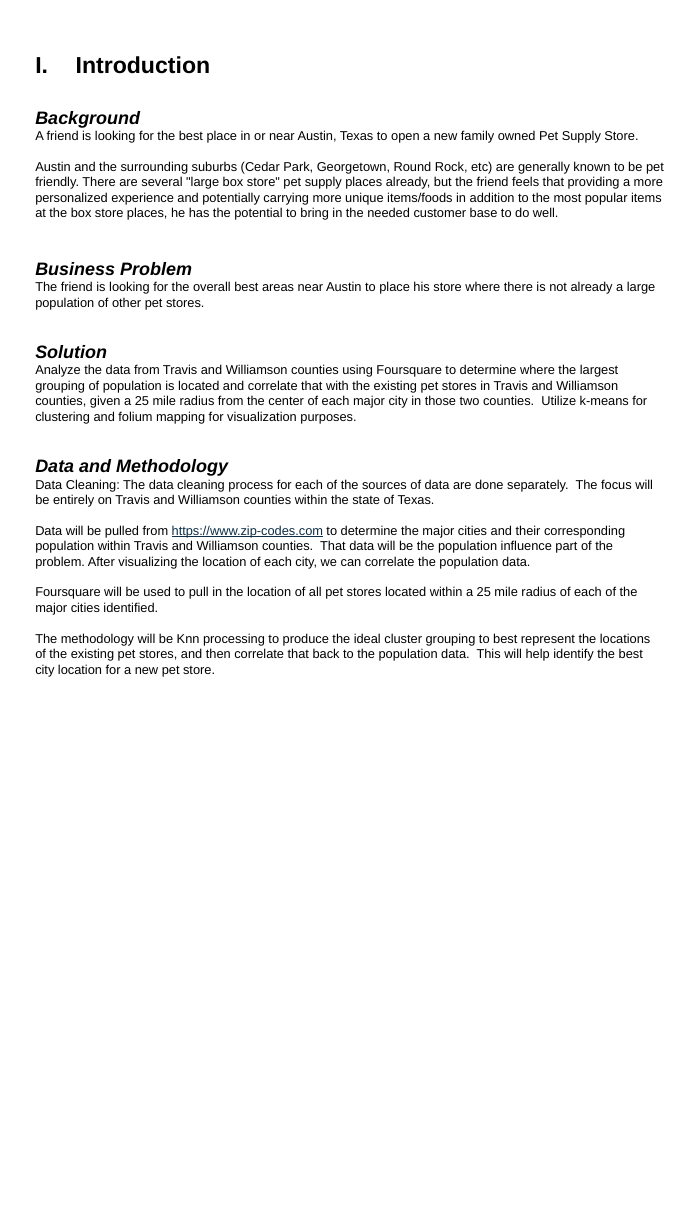
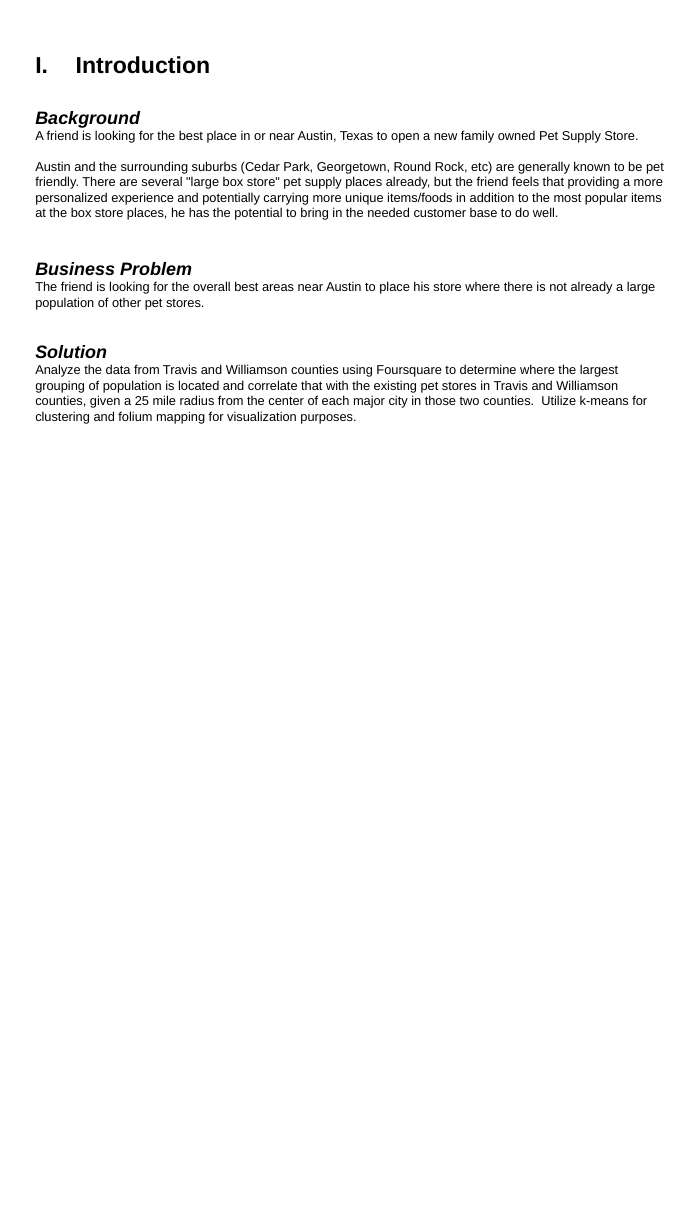
Before and after one commit to smichellibm/coursea-data-capstone, a slide deck: slide 2 of Week5 - Final Report.pptx. Drawn at 693x1232 pixels with LibreOffice and Linux fonts; fonts in the diff are those of the drawing. Boxes give left, top, right and bottom in pixels: in the first picture for what was removed or moved away, otherwise in the second. Text is boxed around its words. In the diff, an @@ line names an element or a change of style, - is before the commit and + after.

```diff
--- a/Week5 - Final Report.pptx
+++ b/Week5 - Final Report.pptx
@@ text at (35, 459, 653, 676): paragraphs removed @@
-Data and Methodology
-Data Cleaning: The data cleaning process for each of the sources of data are done separately. The focus will be entirely on Travis and Williamson counties within the state of Texas.
-Data will be pulled from https://www.zip-codes.com to determine the major cities and their corresponding population within Travis and Williamson counties. That data will be the population influence part of the problem. After visualizing the location of each city, we can correlate the population data.
-Foursquare will be used to pull in the location of all pet stores located within a 25 mile radius of each of the major cities identified.
-The methodology will be Knn processing to produce the ideal cluster grouping to best represent the locations of the existing pet stores, and then correlate that back to the population data. This will help identify the best city location for a new pet store.
```
Also in this commit, not shown: 2 other slides changed, 1 slide added.
